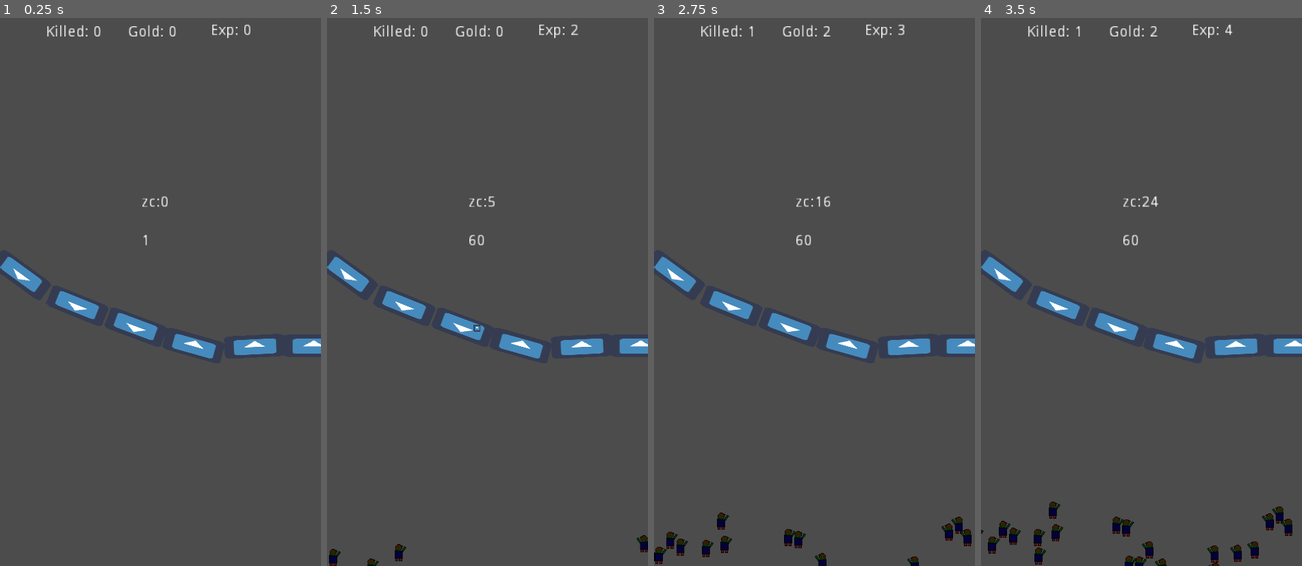
Above: before the commit, frames 1-4 (left to right).
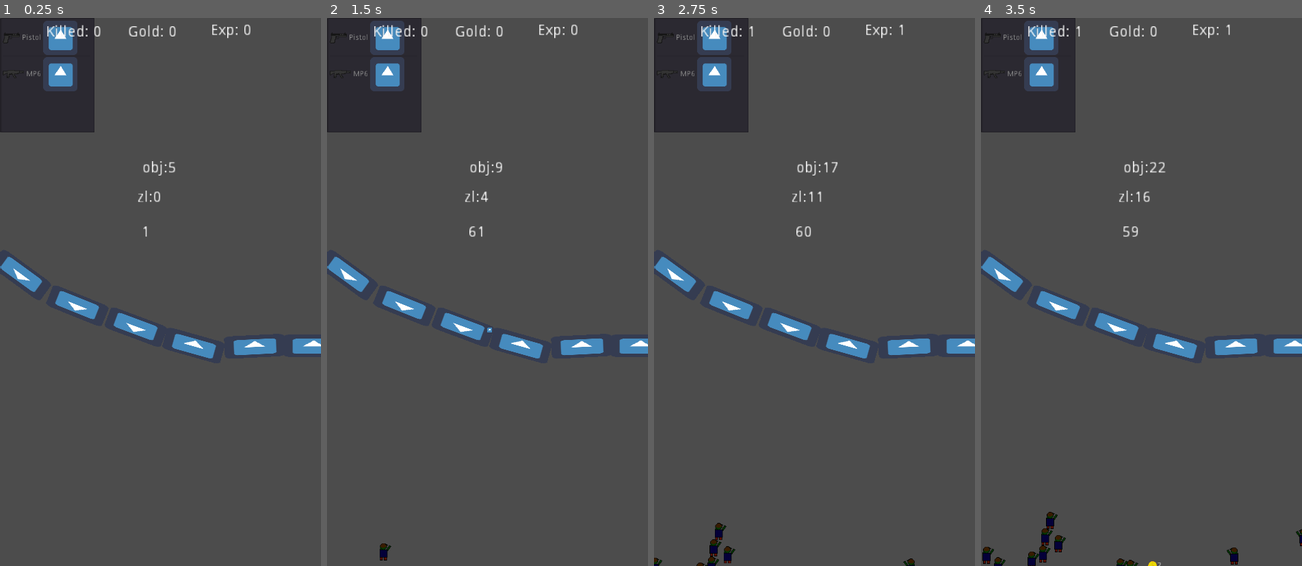
Above: after the commit, the same moments.

Repository: stranker/CLICKER_Z
Game: Godot game, scene res://Object/ClickArea.tscn
Two runs of this game, one before a commit and one after it. Both use one fixed random seed, a clock stepped at 60 frames per second and the inputs below. The engine's default icon, where the game draws it, is replaced by a stand-in: a white triangle on a blue panel in a dark square.
Inputs (mouse positions are in pixels of both pictures, inside the frame that each line leads up to):
- Up to frame 1 (0.25 s): no input
- Up to frame 2 (1.5 s): tap Enter at 0.5 s; move the mouse to (487, 297) at 0.52 s; click (487, 297) at 0.67 s; move the mouse to (423, 319) at 1.27 s; click (423, 319) at 1.42 s
- Up to frame 3 (2.75 s): move the mouse to (846, 171) at 2.02 s; click (846, 171) at 2.17 s
- Up to frame 4 (3.5 s): move the mouse to (1125, 401) at 2.77 s; click (1125, 401) at 2.92 s

The runs differ from the first frame. In frame 1, 5.6% of the frame differs, in the area x 0-55%, y 0-42%; in frame 2, 6.1%; in frame 3, 7.0%; in frame 4, 7.6%, in the area x 0-100%, y 0-100%.

Commit message:
Add weapon construct and shop

Diff:
--- /dev/null
+++ b/GUI/WeaponShop.tscn
@@ -0,0 +1,82 @@
+[gd_scene load_steps=2 format=2]
+
+[sub_resource type="GDScript" id=1]
+
+resource_name = "WeaponShop.gd"
+script/source = "extends ItemList
+
+var weapon = preload(\"res://Object/Weapon.tscn\")
+
+func _ready():
+	create_weapons()
+	init_weapons()
+	pass
+
+func init_weapons():
+	var w = Global.WEAPON_LIST[0]
+	if !Global.WEAPON_LIST.empty():
+		for i in Global.WEAPON_LIST:
+			add_item(i.get_weapon_name(),load(i.get_shop_texture()),false)
+			add_icon_item(load(\"res://icon.png\"),true)
+	pass
+
+
+func create_weapons():
+	for i in range(2):
+		var w = weapon.instance()
+		if i == 0:
+			w.create_weapon(\"Pistol\",0,1,\"res://Sprite/Pistol.png\")
+		if i == 1:
+			w.create_weapon(\"MP6\",5,2,\"res://Sprite/MP6.png\")
+		Global.WEAPON_LIST.push_back(w)
+		get_tree().root.call_deferred(\"add_child\",w)
+	Global.curr_weapon = Global.WEAPON_LIST[0]
+	pass
+
+func _on_WeaponShop_item_selected(index):
+	if index % 2 != 0:
+		buy_weapon(index)
+	else:
+		if Global.WEAPON_LIST[index/2].get_buy():
+			Global.curr_weapon = Global.WEAPON_LIST[index/2]
+	pass # replace with function body
+
+func buy_weapon(ind):
+	var w = Global.WEAPON_LIST[(ind-1)/2]
+	if Global.GOLD >= w.get_cost():
+		print(\"xd\")
+		w.set_buy(true)
+		Global.curr_weapon = w
+		Global.GOLD -= w.get_cost()
+	else:
+		unselect(ind)
+	pass"
+_sections_unfolded = [ "Resource" ]
+
+[node name="WeaponShop" type="ItemList"]
+
+anchor_left = 0.0
+anchor_top = 0.0
+anchor_right = 0.0
+anchor_bottom = 0.0
+margin_right = 191.0
+margin_bottom = 180.0
+rect_pivot_offset = Vector2( 0, 0 )
+rect_clip_content = true
+focus_mode = 2
+mouse_filter = 0
+mouse_default_cursor_shape = 0
+size_flags_horizontal = 1
+size_flags_vertical = 1
+items = [  ]
+select_mode = 0
+allow_reselect = false
+max_text_lines = 2
+max_columns = 2
+same_column_width = true
+icon_mode = 1
+fixed_icon_size = Vector2( 0, 0 )
+script = SubResource( 1 )
+_sections_unfolded = [ "Columns", "Icon" ]
+
+[connection signal="item_selected" from="." to="." method="_on_WeaponShop_item_selected"]
--- a/Object/Bullet.tscn
+++ b/Object/Bullet.tscn
@@ -9,38 +9,70 @@
 
 var direction = Vector2()
 const VELOCITY = 1000
+var damage = 0
+var init_pos = Vector2()
 
 func _ready():
 	set_process(true)
+	init_pos = global_position
 	pass
 
 func _process(delta):
-	translate((direction-global_position).normalized()*VELOCITY*delta)
+	translate((direction-init_pos).normalized()*VELOCITY*delta)
 	pass
 
 func set_direction(dir):
 	direction = dir
 	pass
 
+func set_damage(val):
+	damage = val
 
-func _on_Timer_timeout():
+func _on_Col_body_entered(body):
+	if body.is_in_group(\"enemy\"):
+		body.get_damage(damage)
+		queue_free()
+	pass # replace with function body
+
+
+func _on_Vis_screen_exited():
 	queue_free()
 	pass # replace with function body
 "
 _sections_unfolded = [ "Resource" ]
 
-[node name="Bullet" type="Sprite" index="0"]
+[sub_resource type="CircleShape2D" id=2]
+
+custom_solver_bias = 0.0
+radius = 31.1176
+
+[node name="Bullet" type="Sprite"]
 
 scale = Vector2( 0.2, 0.2 )
 texture = ExtResource( 1 )
 script = SubResource( 1 )
-_sections_unfolded = [ "Transform" ]
+_sections_unfolded = [ "Transform", "Visibility" ]
 
-[node name="Timer" type="Timer" parent="." index="0"]
+[node name="Col" type="Area2D" parent="." index="0"]
 
-process_mode = 1
-wait_time = 0.4
-one_shot = false
-autostart = true
+input_pickable = true
+gravity_vec = Vector2( 0, 1 )
+gravity = 98.0
+linear_damp = 0.1
+angular_damp = 1.0
+audio_bus_override = false
+audio_bus_name = "Master"
 
-[connection signal="timeout" from="Timer" to="." method="_on_Timer_timeout"]
+[node name="CollisionShape2D" type="CollisionShape2D" parent="Col" index="0"]
+
+shape = SubResource( 2 )
+
+[node name="Vis" type="VisibilityNotifier2D" parent="." index="1"]
+
+position = Vector2( -0.0625811, -1.09249 )
+scale = Vector2( 3.11189, 3.15452 )
+rect = Rect2( -10, -10, 20, 20 )
+
+[connection signal="body_entered" from="Col" to="." method="_on_Col_body_entered"]
+
+[connection signal="screen_exited" from="Vis" to="." method="_on_Vis_screen_exited"]
--- a/Object/ClickArea.tscn
+++ b/Object/ClickArea.tscn
@@ -1,8 +1,9 @@
-[gd_scene load_steps=6 format=2]
+[gd_scene load_steps=7 format=2]
 
 [ext_resource path="res://Object/Wall.tscn" type="PackedScene" id=1]
 [ext_resource path="res://Object/SpawnControl.tscn" type="PackedScene" id=2]
 [ext_resource path="res://Object/Spawner.tscn" type="PackedScene" id=3]
+[ext_resource path="res://GUI/WeaponShop.tscn" type="PackedScene" id=4]
 
 [sub_resource type="GDScript" id=1]
 
@@ -12,14 +13,11 @@
 var curr_click = 0
 enum STATES {IDLE,RAGE}
 var state = STATES.IDLE
-var weapon
-var pistol = preload(\"res://Object/Pistol.tscn\")
 
 func _ready():
 	set_process(true)
 	Global.player_pos = $Player.global_position
-	weapon = pistol.instance()
-	get_tree().root.call_deferred(\"add_child\",weapon)
+	Global.GOLD_POS = $GUI/Gold.rect_global_position
 	pass
 
 func _process(delta):
@@ -31,20 +29,20 @@
 	$GUI/Gold.text = \"Gold: \"+str(Global.GOLD)
 	$GUI/Exp.text = \"Exp: \"+str(Global.EXP)
 	$GUI/FPS.text = str(Performance.get_monitor(Performance.TIME_FPS))
-	$\"GUI/Z COUNT\".text = \"zc:\"+str(Global.zombie_count)
+	$GUI/Obj.text = \"obj:\"+str(get_tree().root.get_child_count())
+	$GUI/ZLIST.text = \"zl:\"+str(Global.ZOMBI_LIST.size())
 	pass
 
 func _on_Area_input_event(viewport, event, shape_idx):
 	if event is InputEventScreenTouch:
 		if event.is_pressed():
-			Global.EXP += 1
 			curr_click += 1
 			$Rage.start()
 			attack()
 	pass # replace with function body
 
 func attack():
-	weapon.shoot()
+	Global.curr_weapon.shoot()
 	pass
 
 func _on_Rage_timeout():
@@ -58,7 +56,7 @@
 custom_solver_bias = 0.0
 extents = Vector2( 16.595, 8.47007 )
 
-[node name="ClickArea" type="Node2D"]
+[node name="ClickArea" type="Node2D" index="0"]
 
 script = SubResource( 1 )
 
@@ -94,23 +92,23 @@
 
 [node name="Spawner" parent="SpawnControl" index="1" instance=ExtResource( 3 )]
 
-position = Vector2( -11.1037, 967.873 )
+position = Vector2( -29.1918, 998.02 )
 
 [node name="Spawner2" parent="SpawnControl" index="2" instance=ExtResource( 3 )]
 
-position = Vector2( 603.301, 988.23 )
+position = Vector2( 636.463, 1010.84 )
 
 [node name="Spawner3" parent="SpawnControl" index="3" instance=ExtResource( 3 )]
 
-position = Vector2( 296.099, 1034.5 )
+position = Vector2( 306.65, 1081.23 )
 
 [node name="Spawner4" parent="SpawnControl" index="4" instance=ExtResource( 3 )]
 
-position = Vector2( 471.908, 1021.54 )
+position = Vector2( 489.996, 1044.15 )
 
 [node name="Spawner5" parent="SpawnControl" index="5" instance=ExtResource( 3 )]
 
-position = Vector2( 129.543, 1010.44 )
+position = Vector2( 126.528, 1034.56 )
 
 [node name="Player" type="Position2D" parent="." index="4"]
 
@@ -136,6 +134,7 @@
 margin_bottom = 27.0
 rect_scale = Vector2( 2, 2 )
 rect_pivot_offset = Vector2( 0, 0 )
+rect_clip_content = false
 mouse_filter = 2
 mouse_default_cursor_shape = 0
 size_flags_horizontal = 1
@@ -157,6 +156,7 @@
 margin_bottom = 27.0
 rect_scale = Vector2( 2, 2 )
 rect_pivot_offset = Vector2( 0, 0 )
+rect_clip_content = false
 mouse_filter = 2
 mouse_default_cursor_shape = 0
 size_flags_horizontal = 1
@@ -178,6 +178,7 @@
 margin_bottom = 24.0
 rect_scale = Vector2( 2, 2 )
 rect_pivot_offset = Vector2( 0, 0 )
+rect_clip_content = false
 mouse_filter = 2
 mouse_default_cursor_shape = 0
 size_flags_horizontal = 1
@@ -194,40 +195,69 @@
 anchor_right = 0.0
 anchor_bottom = 0.0
 margin_left = 263.0
-margin_top = 403.0
+margin_top = 387.0
 margin_right = 303.0
-margin_bottom = 417.0
-rect_scale = Vector2( 2, 2 )
-rect_pivot_offset = Vector2( 0, 0 )
-mouse_filter = 2
-mouse_default_cursor_shape = 0
-size_flags_horizontal = 1
-size_flags_vertical = 4
-percent_visible = 1.0
-lines_skipped = 0
-max_lines_visible = -1
-_sections_unfolded = [ "Rect" ]
-
-[node name="Z COUNT" type="Label" parent="GUI" index="4"]
-
-anchor_left = 0.0
-anchor_top = 0.0
-anchor_right = 0.0
-anchor_bottom = 0.0
-margin_left = 263.0
-margin_top = 331.0
-margin_right = 303.0
-margin_bottom = 345.0
-rect_scale = Vector2( 2, 2 )
-rect_pivot_offset = Vector2( 0, 0 )
-mouse_filter = 2
-mouse_default_cursor_shape = 0
-size_flags_horizontal = 1
-size_flags_vertical = 4
-percent_visible = 1.0
-lines_skipped = 0
-max_lines_visible = -1
-_sections_unfolded = [ "Rect" ]
+margin_bottom = 401.0
+rect_scale = Vector2( 2, 2 )
+rect_pivot_offset = Vector2( 0, 0 )
+rect_clip_content = false
+mouse_filter = 2
+mouse_default_cursor_shape = 0
+size_flags_horizontal = 1
+size_flags_vertical = 4
+percent_visible = 1.0
+lines_skipped = 0
+max_lines_visible = -1
+_sections_unfolded = [ "Rect" ]
+
+[node name="Obj" type="Label" parent="GUI" index="4"]
+
+anchor_left = 0.0
+anchor_top = 0.0
+anchor_right = 0.0
+anchor_bottom = 0.0
+margin_left = 265.0
+margin_top = 267.0
+margin_right = 305.0
+margin_bottom = 281.0
+rect_scale = Vector2( 2, 2 )
+rect_pivot_offset = Vector2( 0, 0 )
+rect_clip_content = false
+mouse_filter = 2
+mouse_default_cursor_shape = 0
+size_flags_horizontal = 1
+size_flags_vertical = 4
+percent_visible = 1.0
+lines_skipped = 0
+max_lines_visible = -1
+_sections_unfolded = [ "Rect" ]
+
+[node name="ZLIST" type="Label" parent="GUI" index="5"]
+
+anchor_left = 0.0
+anchor_top = 0.0
+anchor_right = 0.0
+anchor_bottom = 0.0
+margin_left = 255.0
+margin_top = 322.0
+margin_right = 295.0
+margin_bottom = 336.0
+rect_scale = Vector2( 2, 2 )
+rect_pivot_offset = Vector2( 0, 0 )
+rect_clip_content = false
+mouse_filter = 2
+mouse_default_cursor_shape = 0
+size_flags_horizontal = 1
+size_flags_vertical = 4
+percent_visible = 1.0
+lines_skipped = 0
+max_lines_visible = -1
+_sections_unfolded = [ "Rect" ]
+
+[node name="WeaponShop" parent="." index="6" instance=ExtResource( 4 )]
+
+margin_right = 176.0
+margin_bottom = 214.0
 
 [connection signal="input_event" from="Area" to="." method="_on_Area_input_event"]
 
--- /dev/null
+++ b/Object/CoinCandy.tscn
@@ -0,0 +1,62 @@
+[gd_scene load_steps=3 format=2]
+
+[ext_resource path="res://Sprite/Coin.png" type="Texture" id=1]
+
+[sub_resource type="GDScript" id=1]
+
+resource_name = "CoinCandy.gd"
+script/source = "extends Sprite
+
+var cant = 0
+
+func _ready():
+	$Tween.interpolate_property(self,\"global_position\",global_position,global_position+Vector2(0,-50),1,Tween.TRANS_LINEAR,Tween.EASE_IN,0)
+	$Tween.interpolate_property(self,\"global_position\",global_position+Vector2(0,-50),Global.GOLD_POS,2,Tween.TRANS_EXPO,Tween.EASE_IN,1.2)
+	$Tween.start()
+	$Label.text = str(cant)
+	pass
+
+func _process(delta):
+	if global_position == Global.GOLD_POS:
+		Global.GOLD += cant
+		queue_free()
+	pass "
+_sections_unfolded = [ "Resource" ]
+
+[node name="CoinCandy" type="Sprite" index="0"]
+
+scale = Vector2( 0.5, 0.5 )
+texture = ExtResource( 1 )
+script = SubResource( 1 )
+_sections_unfolded = [ "Transform" ]
+
+[node name="Label" type="Label" parent="." index="0"]
+
+anchor_left = 0.0
+anchor_top = 0.0
+anchor_right = 0.0
+anchor_bottom = 0.0
+margin_left = 17.0
+margin_top = -14.0
+margin_right = 57.0
+rect_scale = Vector2( 2, 2 )
+rect_pivot_offset = Vector2( 0, 0 )
+rect_clip_content = false
+mouse_filter = 2
+mouse_default_cursor_shape = 0
+size_flags_horizontal = 1
+size_flags_vertical = 4
+percent_visible = 1.0
+lines_skipped = 0
+max_lines_visible = -1
+_sections_unfolded = [ "Rect" ]
+
+[node name="Tween" type="Tween" parent="." index="1"]
+
+repeat = false
+playback_process_mode = 1
+playback_speed = 1.0
+playback/active = false
+playback/repeat = false
+playback/speed = 1.0
+_sections_unfolded = [ "playback" ]
--- a/Object/Global.gd
+++ b/Object/Global.gd
@@ -1,14 +1,14 @@
 extends Node
 
 var player_pos = Vector2()
-var zombie_count = 0
 var zombie_killed = 0
 const MAX_COUNT_ZOMBIES = 200
 var ZOMBI_LIST = []
-var DAMAGE = 0
 var GOLD = 0
 var EXP = 0
+var GOLD_POS = Vector2()
+var WEAPON_LIST = []
+var curr_weapon = null
 
 func _ready():
-	DAMAGE = 1
 	pass
--- a/Object/Pistol.tscn
+++ /dev/null
@@ -1,29 +0,0 @@
-[gd_scene load_steps=2 format=2]
-
-[sub_resource type="GDScript" id=1]
-
-resource_name = "Pistol.gd"
-script/source = "extends \"res://Object/Weapon.gd\"
-
-var bullet = preload(\"res://Object/Bullet.tscn\")
-
-func _ready():
-	set_cost(0)
-	set_dmg(1)
-	pass
-
-func shoot():
-	if Global.ZOMBI_LIST.size()>0:
-		var zombi = Global.ZOMBI_LIST[0]
-		var b = bullet.instance()
-		get_tree().root.call_deferred(\"add_child\",b)
-		b.set_direction(zombi.global_position)
-		b.global_position = Global.player_pos
-		zombi.get_damage(get_dmg())
-	pass
-"
-_sections_unfolded = [ "Resource" ]
-
-[node name="Pistol" type="Node2D"]
-
-script = SubResource( 1 )
--- a/Object/SpawnControl.tscn
+++ b/Object/SpawnControl.tscn
@@ -13,11 +13,18 @@
 			spawn_list.push_back(i)
 	pass
 
+func _process(delta):
+	if Global.ZOMBI_LIST.size()>200:
+		var z = Global.ZOMBI_LIST.pop()
+		z.queue_free()
+	pass
+
 func _on_Spawn_timeout():
 	randomize()
 	var sp = randi() % spawn_list.size()
-	spawn_list[sp].spawn()
-	pass # replace with function body
+	if Global.ZOMBI_LIST.size() < Global.MAX_COUNT_ZOMBIES:
+		 spawn_list[sp].spawn()
+	pass
 "
 _sections_unfolded = [ "Resource" ]
 
@@ -28,7 +35,7 @@
 [node name="Timer" type="Timer" parent="." index="0"]
 
 process_mode = 1
-wait_time = 0.1
+wait_time = 0.15
 one_shot = false
 autostart = true
 
--- a/Object/Spawner.tscn
+++ b/Object/Spawner.tscn
@@ -15,14 +15,12 @@
 	randomize()
 	pos.x = rand_range(-50,50)
 	pos.y = rand_range(-50,50)
-	if Global.zombie_count < Global.MAX_COUNT_ZOMBIES and Performance.get_monitor(Performance.TIME_FPS)>=30:
+	if Global.ZOMBI_LIST.size() < Global.MAX_COUNT_ZOMBIES and Performance.get_monitor(Performance.TIME_FPS)>=30:
 		var z = zombies.instance()
 		get_tree().root.call_deferred(\"add_child\",z)
 		z.global_position = global_position + pos
-		Global.zombie_count +=1
-		Global.ZOMBI_LIST.push_back(z)
-	pass
-"
+		Global.ZOMBI_LIST.append(z)
+	pass"
 _sections_unfolded = [ "Resource" ]
 
 [node name="Spawner" type="Position2D"]
--- a/Object/Wall.tscn
+++ b/Object/Wall.tscn
@@ -62,20 +62,20 @@
 build_mode = 0
 polygon = PoolVector2Array( 663.689, 432.771, 571.22, 439.62, 390.179, 453.805, 134.043, 368.314, 23.2542, 316.328, -34.9672, 258.107, -24.6929, 213.584, 144.482, 328.696, 384.149, 407.078, 543.821, 395.098, 670.538, 364.275 )
 
-[node name="Bound" type="CollisionPolygon2D" parent="." index="7"]
+[node name="Bottom" type="CollisionPolygon2D" parent="." index="7"]
 
 position = Vector2( 59.0052, 37.0123 )
 build_mode = 0
-polygon = PoolVector2Array( -230.676, 1056.2, 250.485, 1093.21, 681.35, 1071, 650.218, 1019.18, 248.634, 1069.15, -165.904, 1021.03 )
+polygon = PoolVector2Array( -230.676, 1056.2, 244.85, 1149.93, 690.518, 1071.36, 659.824, 1030.84, 241.167, 1118.01, -165.904, 1021.03 )
 
-[node name="Bound2" type="CollisionPolygon2D" parent="." index="8"]
+[node name="Right" type="CollisionPolygon2D" parent="." index="8"]
 
 position = Vector2( 26.2012, -22.2074 )
 scale = Vector2( 1.02375, 1 )
 build_mode = 0
-polygon = PoolVector2Array( 669.023, 1077.04, 705.077, 1134.45, 672.494, 566.435, 630.546, 579.178 )
+polygon = PoolVector2Array( 676.643, 1087.8, 705.077, 1134.45, 672.494, 566.435, 630.546, 579.178 )
 
-[node name="Bound3" type="CollisionPolygon2D" parent="." index="9"]
+[node name="Left" type="CollisionPolygon2D" parent="." index="9"]
 
 position = Vector2( -748.275, -30.1422 )
 build_mode = 0
--- a/Object/Weapon.gd
+++ b/Object/Weapon.gd
@@ -1,7 +1,11 @@
 extends Node
 
 var cost = 0
-var dmg = 0
+var damage = 0
+var shop_texture = "test"
+var weapon_name = "test"
+var bullet = preload("res://Object/Bullet.tscn")
+var buyed = false
 
 func _ready():
 	pass
@@ -10,15 +14,45 @@
 	return cost
 
 func get_dmg():
-	return dmg
-
+	return damage
 
 func set_cost(val):
 	cost = val
 
 func set_dmg(val):
-	dmg = val
+	damage = val
 
+func set_shop_texture(tex):
+	shop_texture = str(tex)
+
+func get_shop_texture():
+	return shop_texture
+
+func set_weapon_name(nam):
+	weapon_name = str(nam)
+
+func get_weapon_name():
+	return weapon_name
+
+func create_weapon(wname,cst,dmg,stext):
+	weapon_name = wname
+	cost = cst
+	damage = dmg
+	shop_texture = stext
+	pass
+
+func set_buy(con):
+	buyed = con
+
+func get_buy():
+	return buyed
 
 func shoot():
+	if Global.ZOMBI_LIST.size()>0:
+		var zombi = Global.ZOMBI_LIST[0]
+		var b = bullet.instance()
+		get_tree().root.call_deferred("add_child",b)
+		b.set_direction(zombi.global_position)
+		b.global_position = Global.player_pos
+		b.set_damage(get_dmg())
 	pass
--- /dev/null
+++ b/Object/Weapon.tscn
@@ -0,0 +1,7 @@
+[gd_scene load_steps=2 format=2]
+
+[ext_resource path="res://Object/Weapon.gd" type="Script" id=1]
+
+[node name="Weapon" type="Node2D"]
+
+script = ExtResource( 1 )
--- a/Object/Z.tscn
+++ b/Object/Z.tscn
@@ -12,6 +12,7 @@
 var direction = Vector2()
 var life = 2
 var gold = 2
+var coin = preload(\"res://Object/CoinCandy.tscn\")
 
 func _ready():
 	direction = (player-global_position).normalized()
@@ -29,10 +30,13 @@
 		life -= dmg
 	if life<=0:
 		Global.ZOMBI_LIST.erase(self)
+		Global.zombie_killed += 1
+		Global.EXP += 1
+		var c = coin.instance()
+		get_tree().root.call_deferred(\"add_child\",c)
+		c.global_position = global_position
+		c.cant = gold
 		queue_free()
-		Global.zombie_killed += 1
-		Global.GOLD += gold
-		Global.zombie_count -= 1
 	pass
 "
 _sections_unfolded = [ "Resource" ]
@@ -43,7 +47,9 @@
 radius = 9.55702
 height = 14.019
 
-[node name="Z" type="RigidBody2D"]
+[node name="Z" type="RigidBody2D" groups=[
+"enemy",
+]]
 
 position = Vector2( 0, -0.142397 )
 input_pickable = false
Not shown: 1 places in Object/Bullet.tscn that only renumber resources
Binary file added: Sprite/Coin.png
Not shown, added: Sprite/Coin.png.import
Binary file added: Sprite/MP6.png
Not shown, added: Sprite/MP6.png.import
Binary file added: Sprite/Pistol.png
Not shown, added: Sprite/Pistol.png.import
